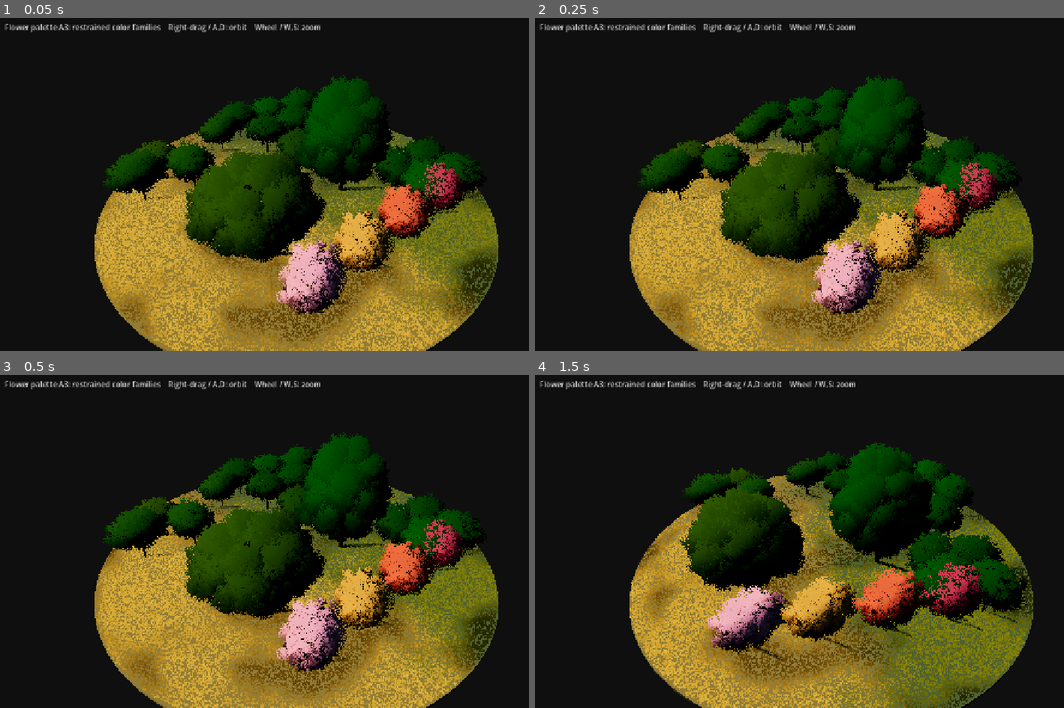
Above: before the commit, frames 1-4 (two rows, left to right).
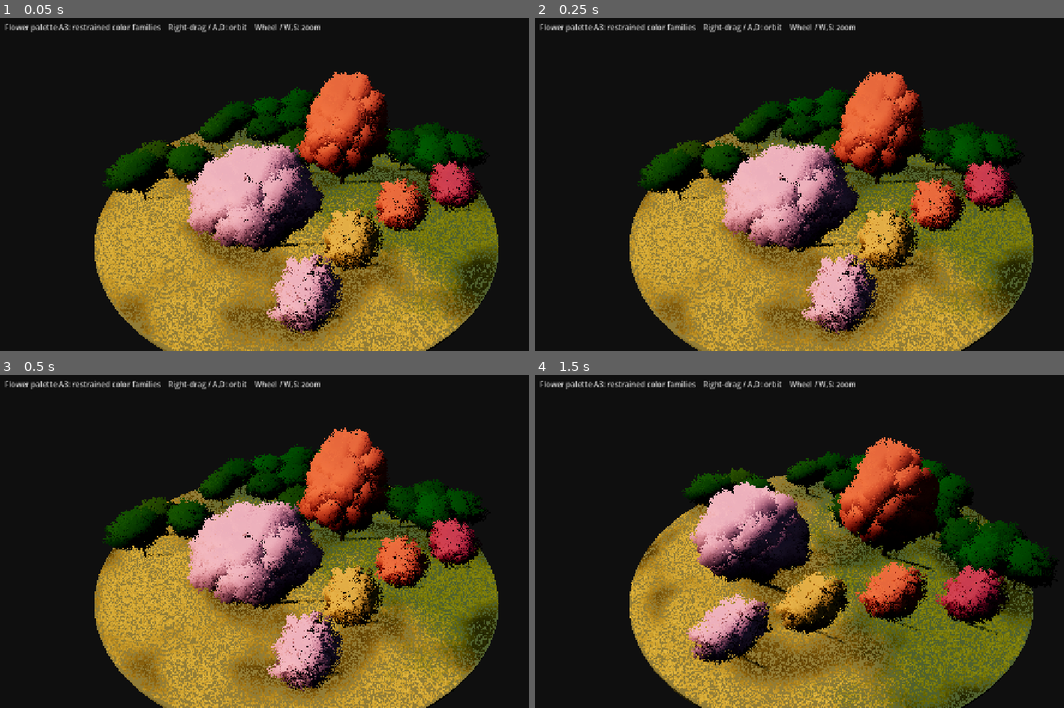
Above: after the commit, the same moments.

Repository: maru044/prism-route
Game: Godot game, scene res://scenes/main.tscn
The game is run twice, just before and just after one commit, with the same random seed, the same clock (stepped at 60 frames per second) and the same inputs. A sky picture missing from this copy of the repository is replaced by a grey-blue gradient.
Inputs (mouse positions are in pixels of both pictures, inside the frame that each line leads up to):
- Up to frame 1 (0.05 s): no input
- Up to frame 2 (0.25 s): no input
- Up to frame 3 (0.5 s): no input
- Up to frame 4 (1.5 s): move the mouse to (963, 521) at 0.52 s; hold D 0.53-1.25 s; click (963, 521) at 0.67 s; drag from (709, 554) to (799, 608) at 1.27 s

The runs differ from the first frame. In frame 1, 17% of the frame differs, in the area x 34-92%, y 16-96%; in frame 2, 17%; in frame 3, 17%; in frame 4, 18%, in the area x 27-98%, y 18-89%.

Commit message:
Arrange grove and add large seasonal trees

Diff:
--- a/scripts/vegetation_test.gd
+++ b/scripts/vegetation_test.gd
@@ -20,6 +20,12 @@
 # Tripling the radius multiplies the area and instance count by nine.
 const GRASS_COUNT := 63000
 const CHUNK_SIZE := 4.0
+const FLOWER_STUDY_POSITIONS := [
+	Vector3(-11.5, 0.0, 14.5),
+	Vector3(-4.0, 0.0, 12.7),
+	Vector3(4.0, 0.0, 12.7),
+	Vector3(11.5, 0.0, 14.5),
+]
 const GRASS_MODEL := preload("res://assets/vegetation/models/grass_star_3card_v6.glb")
 const TREE_MODEL := preload("res://assets/vegetation/models/tree_foliage_480card_v8.glb")
 const TREE_MODEL_REFINED := preload("res://assets/vegetation/models/tree_small_broad_canopy.glb")
@@ -102,7 +108,7 @@
 			or "--capture-flower-a2-cherry" in arguments
 			or "--capture-flower-a3-cherry" in arguments
 		):
-			flower_target = Vector3(-10.0, 3.4, 13.6)
+			flower_target = FLOWER_STUDY_POSITIONS[0] + Vector3(0.0, 3.4, 0.0)
 			camera.position = flower_target + Vector3(0.0, 0.4, 12.0)
 			if "--capture-flower-a1-cherry" in arguments:
 				capture_suffix = "a1_cherry_close"
@@ -161,9 +167,9 @@
 			or "--capture-upright-side" in arguments
 		)
 		var tree_origin := (
-			Vector3(5.2, 0.0, 3.0)
+			Vector3(6.5, 0.0, 2.0)
 			if capture_upright
-			else Vector3(-9.8, 0.0, 5.5)
+			else Vector3(-9.0, 0.0, 4.5)
 		)
 		var tree_target := tree_origin + Vector3(
 			0.0,
@@ -364,9 +370,11 @@
 	_add_grove_group(forest, tree_model, leaf_material, rng, tint_variants, "BackLeft", PackedVector2Array([
 		Vector2(-15.0, -12.0), Vector2(-11.0, -15.0), Vector2(-9.0, -10.0),
 	]))
-	_add_grove_group(forest, tree_model, leaf_material, rng, tint_variants, "RightFront", PackedVector2Array([
-		Vector2(10.0, 7.5), Vector2(13.8, 8.8), Vector2(9.2, 12.2),
-		Vector2(14.0, 13.2),
+	# Keep the right-hand background trees as a loose edge cluster. They no
+	# longer sit directly behind the palette trees or merge with their trunks.
+	_add_grove_group(forest, tree_model, leaf_material, rng, tint_variants, "RightEdge", PackedVector2Array([
+		Vector2(14.8, 5.3), Vector2(18.3, 6.8), Vector2(15.6, 9.2),
+		Vector2(19.1, 10.7),
 	]))
 	_add_flower_palette_study(
 		forest,
@@ -383,8 +391,8 @@
 	large_tree_material.set_shader_parameter("view_angle_fade_start", 0.020)
 	large_tree_material.set_shader_parameter("view_angle_fade_end", 0.140)
 	var focal_tree: Node3D = TREE_MODEL_BROAD_CLUSTERED.instantiate()
-	focal_tree.name = "BroadClusteredComparisonTree"
-	focal_tree.position = Vector3(-9.8, 0.0, 5.5)
+	focal_tree.name = "BroadClusteredFlowerTree"
+	focal_tree.position = Vector3(-9.0, 0.0, 4.5)
 	focal_tree.rotation.y = 0.58
 	focal_tree.scale = Vector3.ONE
 	forest.add_child(focal_tree)
@@ -395,12 +403,21 @@
 		Vector3(6.65, 5.295, 6.655),
 		0.34
 	)
+	if flower_palette_stage >= 3:
+		# The accepted broad crown is the most suitable existing silhouette for
+		# a medium/large flowering tree. Recolor the foliage only; trunk,
+		# geometry, card fade, normals and shadow structure remain unchanged.
+		_configure_species_palette(
+			focal_tree,
+			Color("b77f99"), Color("c18da5"), Color("e0b0c1"), Color("f1d2d9"),
+			Color("e0b0c1"), 0.0, 0.17, flower_palette_stage
+		)
 
 	# Keep the second accepted large-tree form visible in the same lighting test.
 	# It is offset in depth so the two silhouettes remain independently readable.
 	var upright_tree: Node3D = TREE_MODEL_UPRIGHT.instantiate()
-	upright_tree.name = "UprightAsymmetricTree"
-	upright_tree.position = Vector3(5.2, 0.0, 3.0)
+	upright_tree.name = "UprightAsymmetricAutumnTree"
+	upright_tree.position = Vector3(6.5, 0.0, 2.0)
 	upright_tree.rotation.y = -0.42
 	upright_tree.scale = Vector3.ONE
 	forest.add_child(upright_tree)
@@ -411,6 +428,14 @@
 		Vector3(7.145, 7.423, 7.135),
 		0.34
 	)
+	if flower_palette_stage >= 3:
+		# Autumn color is a seasonal state, so the accepted upright model is
+		# deliberately reused instead of introducing a second geometry asset.
+		_configure_species_palette(
+			upright_tree,
+			Color("a75448"), Color("b56550"), Color("d68162"), Color("e8a886"),
+			Color("d68162"), 0.0, 0.63, flower_palette_stage
+		)
 
 
 func _add_grove_group(
@@ -444,64 +469,64 @@
 	# A2 blending but compresses each species into one close-knit color family.
 	if palette_stage >= 3:
 		_add_species_palette_tree(
-			forest, tree_model, leaf_material, "Flower_Cherry_A3", Vector3(-10.0, 0.0, 13.6),
+			forest, tree_model, leaf_material, "Flower_Cherry_A3", FLOWER_STUDY_POSITIONS[0],
 			Color("b77f99"), Color("c18da5"), Color("e0b0c1"), Color("f1d2d9"),
 			Color("e0b0c1"), 0.0, 0.17, palette_stage
 		)
 		_add_species_palette_tree(
-			forest, tree_model, leaf_material, "Autumn_Gold_A3", Vector3(-3.4, 0.0, 13.6),
+			forest, tree_model, leaf_material, "Autumn_Gold_A3", FLOWER_STUDY_POSITIONS[1],
 			Color("a47d43"), Color("b58f4f"), Color("d1ad62"), Color("e6c982"),
 			Color("d1ad62"), 0.0, 0.39, palette_stage
 		)
 		_add_species_palette_tree(
-			forest, tree_model, leaf_material, "Autumn_Orange_A3", Vector3(3.4, 0.0, 13.6),
+			forest, tree_model, leaf_material, "Autumn_Orange_A3", FLOWER_STUDY_POSITIONS[2],
 			Color("a75448"), Color("b56550"), Color("d68162"), Color("e8a886"),
 			Color("d68162"), 0.0, 0.63, palette_stage
 		)
 		_add_species_palette_tree(
-			forest, tree_model, leaf_material, "Autumn_Red_A3", Vector3(10.0, 0.0, 13.6),
+			forest, tree_model, leaf_material, "Autumn_Red_A3", FLOWER_STUDY_POSITIONS[3],
 			Color("8c4359"), Color("9e5265"), Color("bf6874"), Color("d88b91"),
 			Color("bf6874"), 0.0, 0.84, palette_stage
 		)
 	elif palette_stage >= 1:
 		_add_species_palette_tree(
-			forest, tree_model, leaf_material, "Flower_Cherry", Vector3(-10.0, 0.0, 13.6),
+			forest, tree_model, leaf_material, "Flower_Cherry", FLOWER_STUDY_POSITIONS[0],
 			Color("99617d"), Color("c98fae"), Color("ebc4d1"), Color("fff3ef"),
 			Color("ebc4d1"), 0.0, 0.17, palette_stage
 		)
 		_add_species_palette_tree(
-			forest, tree_model, leaf_material, "Autumn_Gold", Vector3(-3.4, 0.0, 13.6),
+			forest, tree_model, leaf_material, "Autumn_Gold", FLOWER_STUDY_POSITIONS[1],
 			Color("86602d"), Color("bc8939"), Color("f0c85b"), Color("fff0af"),
 			Color("f0c85b"), 0.0, 0.39, palette_stage
 		)
 		_add_species_palette_tree(
-			forest, tree_model, leaf_material, "Autumn_Orange", Vector3(3.4, 0.0, 13.6),
+			forest, tree_model, leaf_material, "Autumn_Orange", FLOWER_STUDY_POSITIONS[2],
 			Color("7d3f35"), Color("b95b3f"), Color("eb9254"), Color("ffe0a2"),
 			Color("eb9254"), 0.0, 0.63, palette_stage
 		)
 		_add_species_palette_tree(
-			forest, tree_model, leaf_material, "Autumn_Red", Vector3(10.0, 0.0, 13.6),
+			forest, tree_model, leaf_material, "Autumn_Red", FLOWER_STUDY_POSITIONS[3],
 			Color("572b47"), Color("8e3957"), Color("cf5261"), Color("f6a18f"),
 			Color("cf5261"), 0.0, 0.84, palette_stage
 		)
 	else:
 		_add_species_palette_tree(
-			forest, tree_model, leaf_material, "Flower_Cherry_A0", Vector3(-10.0, 0.0, 13.6),
+			forest, tree_model, leaf_material, "Flower_Cherry_A0", FLOWER_STUDY_POSITIONS[0],
 			Color("754c5a"), Color("a56c80"), Color("dc93a8"), Color("f6c8d0"),
 			Color("e9acb8"), 0.08, 0.17, 0
 		)
 		_add_species_palette_tree(
-			forest, tree_model, leaf_material, "Autumn_Gold_A0", Vector3(-3.4, 0.0, 13.6),
+			forest, tree_model, leaf_material, "Autumn_Gold_A0", FLOWER_STUDY_POSITIONS[1],
 			Color("705d25"), Color("a18635"), Color("e2b83b"), Color("ffe183"),
 			Color("db832e"), 0.12, 0.39, 0
 		)
 		_add_species_palette_tree(
-			forest, tree_model, leaf_material, "Autumn_Orange_A0", Vector3(3.4, 0.0, 13.6),
+			forest, tree_model, leaf_material, "Autumn_Orange_A0", FLOWER_STUDY_POSITIONS[2],
 			Color("603520"), Color("8d4a2d"), Color("dd7633"), Color("ffb257"),
 			Color("b43b31"), 0.14, 0.63, 0
 		)
 		_add_species_palette_tree(
-			forest, tree_model, leaf_material, "Autumn_Red_A0", Vector3(10.0, 0.0, 13.6),
+			forest, tree_model, leaf_material, "Autumn_Red_A0", FLOWER_STUDY_POSITIONS[3],
 			Color("461d26"), Color("642936"), Color("aa3d38"), Color("e86a49"),
 			Color("ee8b43"), 0.10, 0.84, 0
 		)
Binary file changed: screenshots/vegetation_flower_a3_45deg.png
Binary file changed: screenshots/vegetation_flower_a3_cherry_close.png
Binary file changed: screenshots/vegetation_flower_a3_front.png
Binary file changed: screenshots/vegetation_flower_a3_top.png
Not shown, changed: docs/RESEARCH_CONTEXT.md
